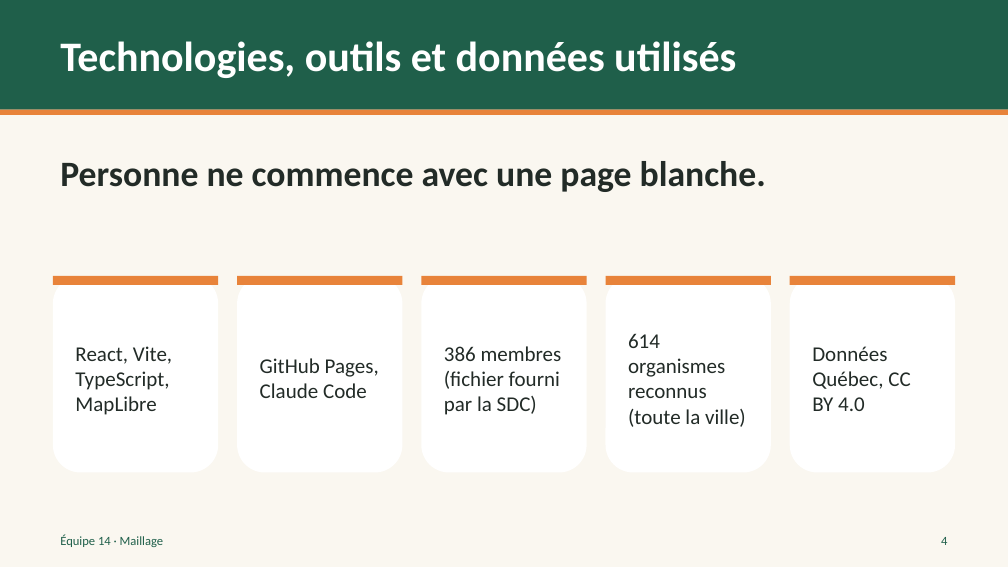
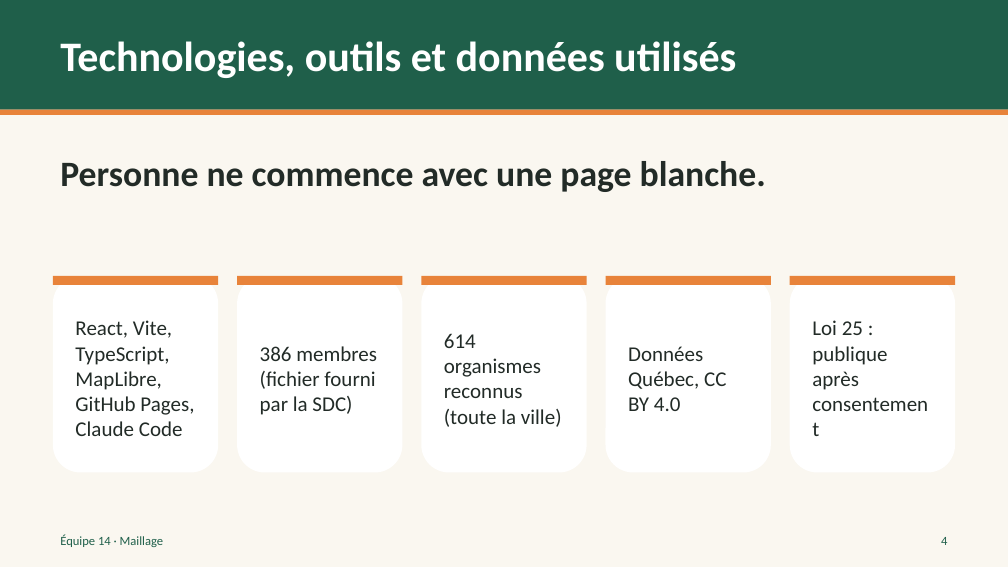
Before and after one commit to cianthiffault2006-png/hackathon-saint-roch-2026, a slide deck: slide 4 of docs/pitch/Maillage.pptx. Drawn at 1008x567 pixels with LibreOffice and Linux fonts; fonts in the diff are those of the drawing. Boxes give left, top, right and bottom in pixels: in the first picture for what was removed or moved away, otherwise in the second. Text is boxed around its words. In the diff, an @@ line names an element or a change of style, - is before the commit and + after.

```diff
--- a/docs/pitch/Maillage.pptx
+++ b/docs/pitch/Maillage.pptx
@@ text at (75,320,194,436): text changed @@
-React, Vite, TypeScript, MapLibre
+React, Vite, TypeScript, MapLibre, GitHub Pages, Claude Code
@@ text at (812,320,887,390): text changed @@
-Données Québec, CC BY 4.0
+Loi 25 : publique après consentement
@@ text at (260,346,377,415): text changed @@
-GitHub Pages, Claude Code
+386 membres (fichier fourni par la SDC)
@@ text at (444,333,562,427): text changed @@
-386 membres (fichier fourni par la SDC)
+614 organismes reconnus (toute la ville)
@@ text at (628,346,726,411): text changed @@
-614 organismes reconnus (toute la ville)
+Données Québec, CC BY 4.0
```
Also in this commit, not shown: 1 other slide changed, 4 other files.
